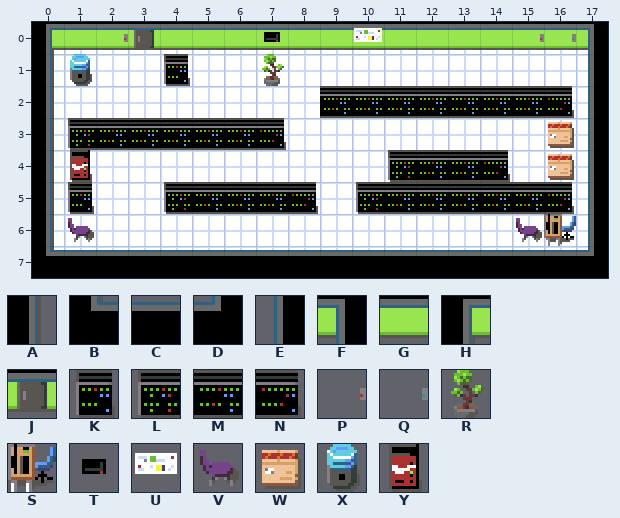
Two versions of a level (Tiled map, src/assets/tilemaps/map3.tmx). Above: the version before the commit.
Cells are 16x16 px. Shown: x 0..17, y 0..7.
Key: from "map3": A 1, B 2, C 3, D 4, E 5, F 6, G 7, H 8, J 9, K 24, L 25, M 26, N 27, P 28, Q 29, R 30, S 31, T 32, U 33, V 34, W 35, X 36, Y 37.
_ is an empty cell.
Layers that did not change in this view are not listed.
Layer "walls" before, first column x 0:
0 HGGJGGGGGGGGGGGGGF
1 AX_____R_________E
2 A________MMMMMMMNE
3 ALMMMMMN________WE
4 A__________LMMN_WE
5 A_________LMMMMMNE
6 AV_______________E
7 BCCCCCCCCCCCCCCCCD
Layer "teub" before, first column x 0:
0 __P____T__U____PQ_
1 ____K_____________
2 __________________
3 __________________
4 _Y________________
5 _K__LMMMN_________
6 _______________VS_
7 __________________
New version:
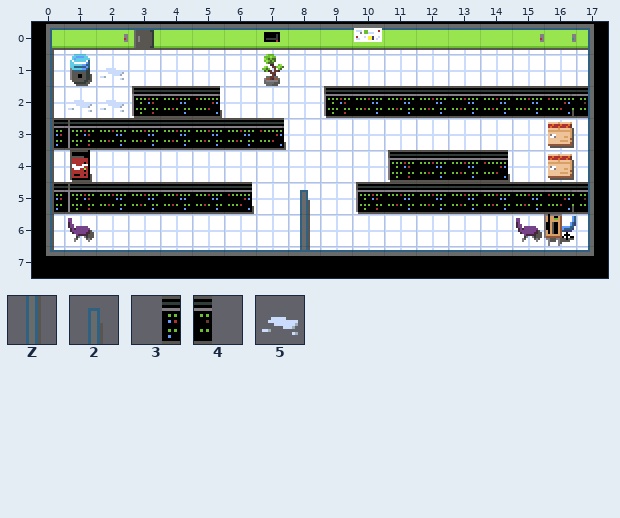
Further tiles: from "map3": Z 12, 2 13, 3 42, 4 43, 5 44.
Tiles of an added or newly shown layer are drawn over the layers below it.
Message: john wick
Difference:
Layer "subwall" (added):
y 2: x 16..17 __ -> M4
y 3: x 0..1 __ -> 3M
y 5: x 0..1 __ -> 3M; x 8 _ -> 2; x 16..17 __ -> M4
y 6..7: x 8 _ -> Z
Layer "walls":
y 2: x 3..5 ___ -> LMN; x 9 M -> L
y 5: x 1..4 ____ -> LMMM; x 6 _ -> N
Layer "teub":
y 1: x 2 _ -> 5; x 4 K -> _
y 2: x 1..2 __ -> 55
y 5: x 1 K -> _; x 4 L -> _; x 6..8 MMN -> ___
